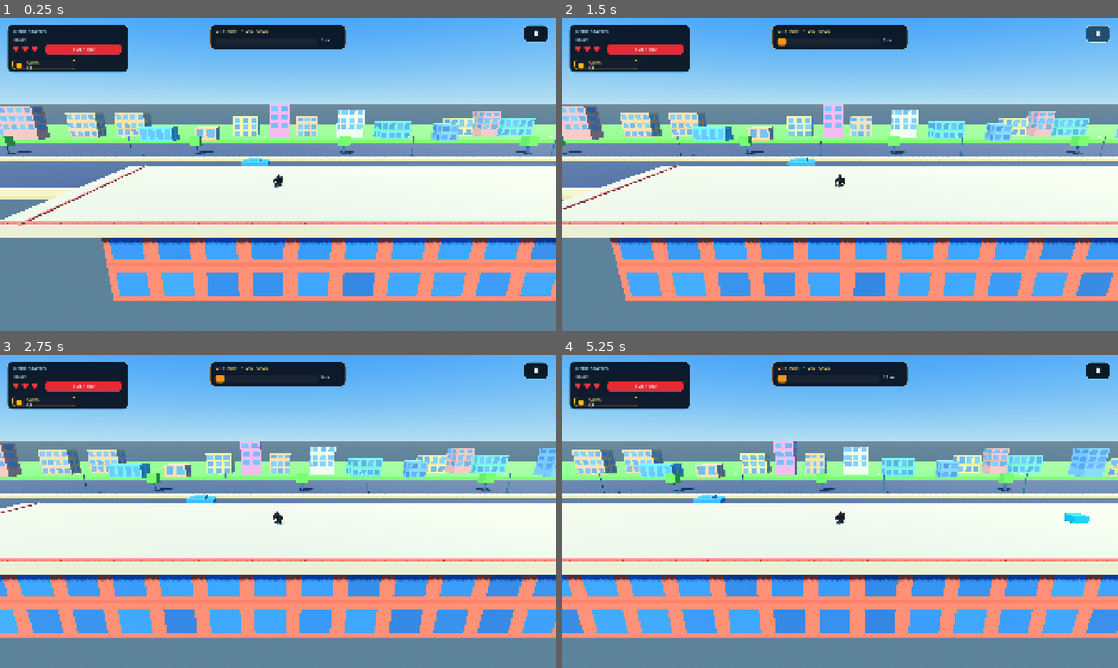
Above: before the commit, frames 1-4 (two rows, left to right).
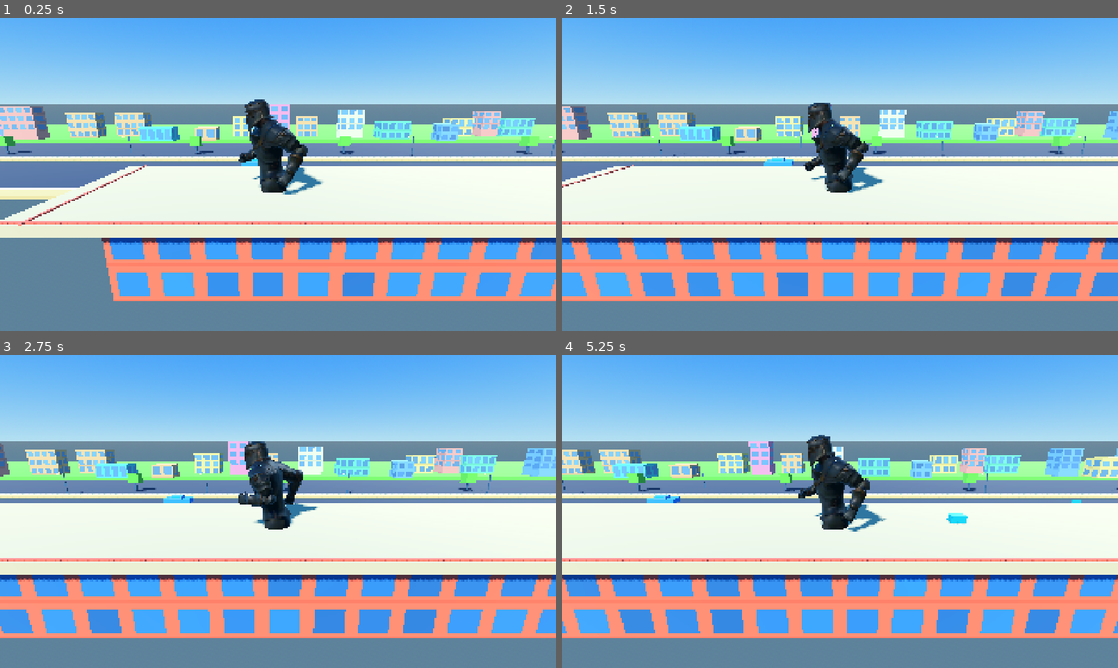
Above: after the commit, the same moments.

Repository: nnamdinwali/shadow-killer
Game: Godot game, scene res://node_3d.tscn
Same seed, same stepped clock (60 frames per second), same inputs: the game is played once before the commit and once after it.
Inputs (mouse positions are in pixels of both pictures, inside the frame that each line leads up to):
- Up to frame 1 (0.25 s): no input
- Up to frame 2 (1.5 s): click (1095, 33) at 0.5 s, where only the run before the commit has a clickable "Ⅱ"; click (1095, 33) at 1.25 s, where only the run before the commit has a clickable "▶"
- Up to frame 3 (2.75 s): click (139, 536) at 2.02 s
- Up to frame 4 (5.25 s): click (979, 536) at 2.77 s; click (1095, 370) at 3.5 s, where only the run before the commit has a clickable "Ⅱ"; click (1095, 370) at 4.25 s, where only the run before the commit has a clickable "▶"; click (701, 536) at 5.02 s

The runs differ from the first frame. In frame 1, 7.7% of the frame differs, in the area x 1-99%, y 2-57%; in frame 2, 24%; in frame 3, 22%; in frame 4, 26%, in the area x 0-100%, y 2-89%.
Error after the commit: Parse Error: Expected statement, found "Indent" instead. (res://hud.gd:69)

Commit message:
Improve runner scale orientation and HUD

Diff:
--- a/hud.gd
+++ b/hud.gd
@@ -65,28 +65,31 @@
 	root.mouse_filter = Control.MOUSE_FILTER_PASS
 	add_child(root)
 
-	# Top-left hero status, matching the reference layout.
-	var status_panel := Panel.new()
-	status_panel.position = Vector2(24, 22)
-	status_panel.size = Vector2(420, 166)
+		# Top-left hero status, matching the reference layout.
+		var status_panel := Panel.new()
+		status_panel.position = Vector2(24, 22)
+		status_panel.size = Vector2(320, 92)
 	status_panel.add_theme_stylebox_override("panel", _panel_style(Color(0.025, 0.06, 0.11, 0.93), 18, Color(0.35, 0.78, 1.0, 0.7), 2))
 	root.add_child(status_panel)
 
-	var hero_label := _label("HERO STATUS", 17, Color(0.68, 0.9, 1.0))
-	hero_label.position = Vector2(22, 12)
+		var hero_label := _label("HERO STATUS", 17, Color(0.68, 0.9, 1.0))
+		hero_label.visible = false
+		hero_label.position = Vector2(22, 12)
 	status_panel.add_child(hero_label)
 
-	var health_caption := _label("HEALTH", 14, Color(0.65, 0.74, 0.82))
-	health_caption.position = Vector2(22, 43)
+		var health_caption := _label("HEALTH", 14, Color(0.65, 0.74, 0.82))
+		health_caption.visible = false
+		health_caption.position = Vector2(22, 43)
 	status_panel.add_child(health_caption)
 
-	var hearts := _label("♥ ♥ ♥", 28, Color(1.0, 0.22, 0.25))
-	hearts.position = Vector2(18, 66)
+		var hearts := _label("♥ ♥ ♥", 28, Color(1.0, 0.22, 0.25))
+		hearts.visible = false
+		hearts.position = Vector2(18, 66)
 	status_panel.add_child(hearts)
 
 	health_bar = ProgressBar.new()
-	health_bar.position = Vector2(132, 70)
-	health_bar.size = Vector2(264, 32)
+		health_bar.position = Vector2(18, 18)
+		health_bar.size = Vector2(190, 24)
 	health_bar.show_percentage = false
 	health_bar.add_theme_stylebox_override("background", _panel_style(Color(0.12, 0.16, 0.21, 1.0), 10, Color(0.38, 0.48, 0.58, 0.7), 1))
 	health_bar.add_theme_stylebox_override("fill", _panel_style(Color(0.9, 0.16, 0.2, 1.0), 10))
@@ -94,14 +97,14 @@
 
 	health_value = _label("100 / 100", 17, Color.WHITE)
 	health_value.horizontal_alignment = HORIZONTAL_ALIGNMENT_CENTER
-	health_value.position = Vector2(132, 73)
-	health_value.size = Vector2(264, 26)
+		health_value.position = Vector2(18, 18)
+		health_value.size = Vector2(190, 24)
 	status_panel.add_child(health_value)
 
 	# Large readable coin counter with a native Godot-drawn coin badge.
 	var coin_badge := Panel.new()
-	coin_badge.position = Vector2(18, 120)
-	coin_badge.size = Vector2(218, 36)
+		coin_badge.position = Vector2(224, 18)
+		coin_badge.size = Vector2(72, 36)
 	coin_badge.add_theme_stylebox_override("panel", _panel_style(Color(0.08, 0.12, 0.18, 0.95), 10, Color(1.0, 0.74, 0.18, 0.75), 2))
 	status_panel.add_child(coin_badge)
 
@@ -114,37 +117,39 @@
 	coin_badge.add_child(coin_icon)
 
 	var coin_caption := _label("COINS", 13, Color(1.0, 0.86, 0.42))
-	coin_caption.position = Vector2(52, 3)
+		coin_caption.visible = false
+		coin_caption.position = Vector2(52, 3)
 	coin_badge.add_child(coin_caption)
 	coin_value = _label("16", 23, Color.WHITE)
-	coin_value.position = Vector2(52, 13)
+		coin_value.position = Vector2(36, 5)
 	coin_badge.add_child(coin_value)
 
 	# Top-center distance meter.
 	var distance_panel := Panel.new()
 	distance_panel.anchor_left = 0.5
 	distance_panel.anchor_right = 0.5
-	distance_panel.offset_left = -235
-	distance_panel.offset_right = 235
-	distance_panel.position.y = 22
-	distance_panel.size.y = 88
+		distance_panel.offset_left = -170
+		distance_panel.offset_right = 170
+		distance_panel.position.y = 22
+		distance_panel.size.y = 60
 	distance_panel.add_theme_stylebox_override("panel", _panel_style(Color(0.025, 0.06, 0.11, 0.93), 18, Color(1.0, 0.74, 0.2, 0.65), 2))
 	root.add_child(distance_panel)
 
-	var distance_title := _label("CITY RUN   •   DISTANCE", 16, Color(1.0, 0.87, 0.5))
-	distance_title.position = Vector2(20, 10)
+		var distance_title := _label("CITY RUN   •   DISTANCE", 16, Color(1.0, 0.87, 0.5))
+		distance_title.visible = false
+		distance_title.position = Vector2(20, 10)
 	distance_panel.add_child(distance_title)
 
 	distance_bar = ProgressBar.new()
-	distance_bar.position = Vector2(20, 46)
-	distance_bar.size = Vector2(352, 20)
+		distance_bar.position = Vector2(18, 22)
+		distance_bar.size = Vector2(245, 18)
 	distance_bar.show_percentage = false
 	distance_bar.add_theme_stylebox_override("background", _panel_style(Color(0.1, 0.14, 0.19, 1.0), 8))
 	distance_bar.add_theme_stylebox_override("fill", _panel_style(Color(0.98, 0.58, 0.08, 1.0), 8))
 	distance_panel.add_child(distance_bar)
 
 	distance_value = _label("0 m", 16, Color.WHITE)
-	distance_value.position = Vector2(385, 42)
+		distance_value.position = Vector2(270, 18)
 	distance_panel.add_child(distance_value)
 
 	pause_button = Button.new()
--- a/runner.tscn
+++ b/runner.tscn
@@ -4,15 +4,16 @@
 [ext_resource type="Script" path="res://player_controller.gd" id="2_controller"]
 
 [sub_resource type="CapsuleShape3D" id="CapsuleShape_runner"]
-radius = 0.42
-height = 1.9
+radius = 1.15
+height = 8.0
 
 [node name="Runner" type="CharacterBody3D"]
 script = ExtResource("2_controller")
 
 [node name="CharacterModel" parent="." instance=ExtResource("1_model")]
-scale = Vector3(0.011, 0.011, 0.011)
+rotation_degrees = Vector3(0, -90, 0)
+scale = Vector3(0.07, 0.07, 0.07)
 
 [node name="CollisionShape3D" type="CollisionShape3D" parent="."]
-position = Vector3(0, 0.95, 0)
+position = Vector3(0, 4, 0)
 shape = SubResource("CapsuleShape_runner")
